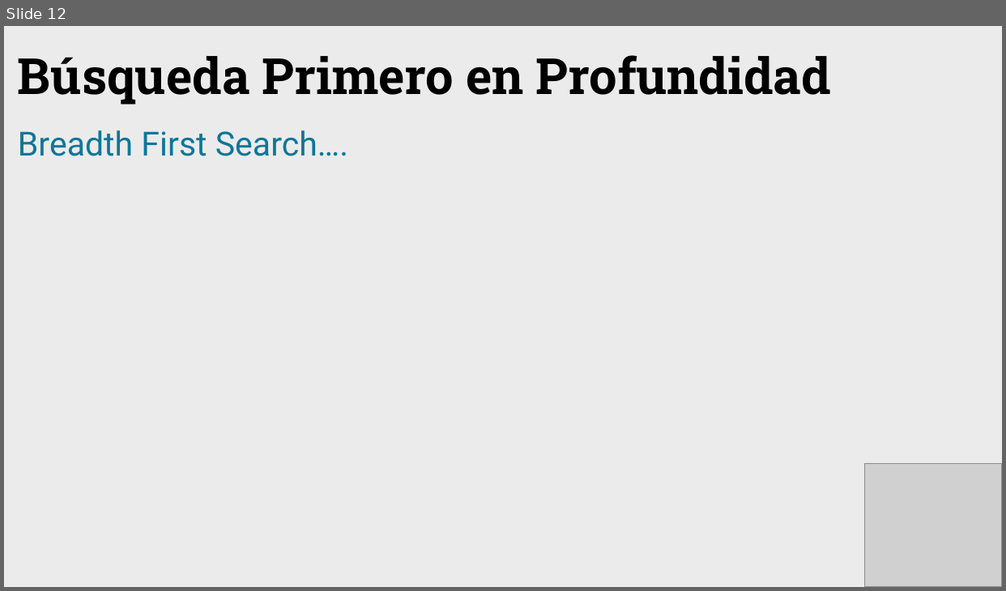
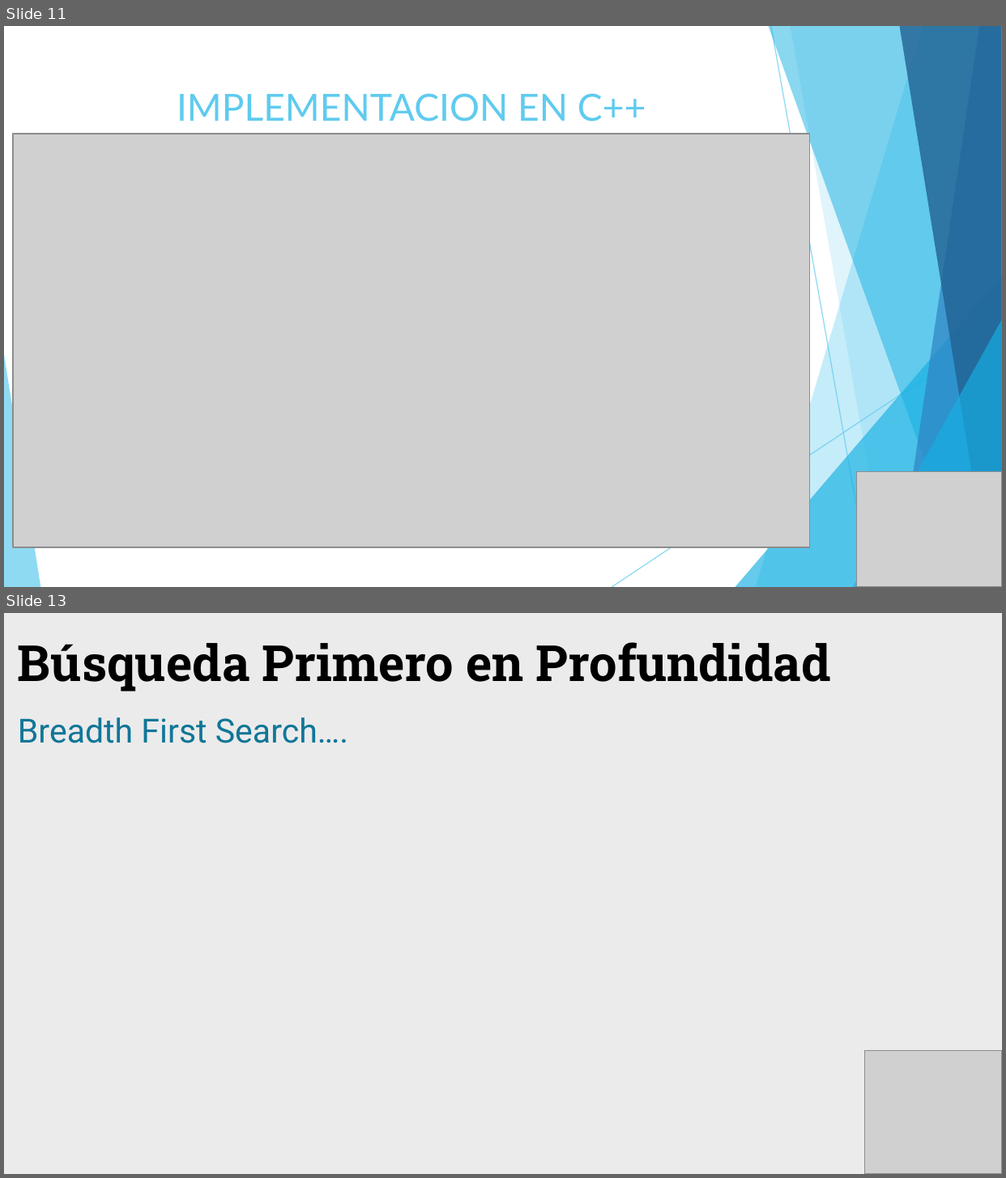
Before and after one commit to Yefri97/Introduction-to-Graph-Theory, a slide deck: PRESENTACIÓN TALLER GRAFOS.pptx. Shown one above the other, each under a label of ours: slide 12 before the commit, slides 11 and 13 after it; the slides between them are not shown. The pictures are 1006x591 and 1006x1178 pixels, drawn with LibreOffice and Linux fonts; fonts in the diff are those of the drawing; grey boxes stand for pictures. Boxes give left, top, right and bottom in pixels: in the first picture for what was removed or moved away, otherwise in the second. Text is boxed around its words. In the diff, an @@ line names an element or a change of style, - is before the commit and + after.

```diff
--- a/PRESENTACIÓN TALLER GRAFOS.pptx
+++ b/PRESENTACIÓN TALLER GRAFOS.pptx
@@ slide 11 added at bbox=[4, 26, 1002, 587], background #FFFFFF @@
@@ title added at bbox=[177, 93, 646, 122], 27 pt, text #5FCBEF @@
+IMPLEMENTACION EN C++
@@ picture added at bbox=[13, 134, 809, 548] @@
@@ group added at bbox=[4, 26, 1002, 587]: 5 freeform shapes, 3 triangles, 2 lines @@
@@ picture added at bbox=[856, 472, 1002, 587] @@
@@ what was slide 12 is now slide 13 @@
```
Also in this commit, not shown: 4 slides changed, 1 other slide added, 1 slide removed.
